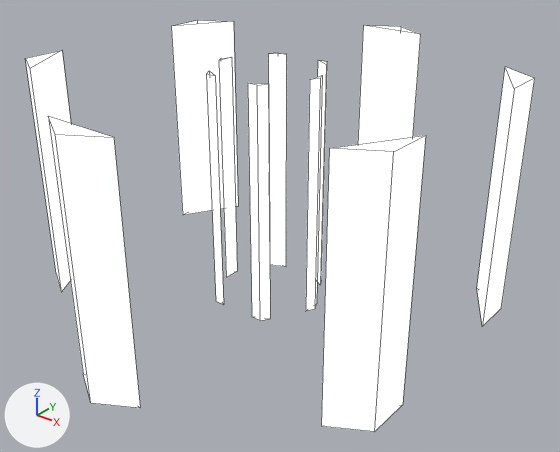
Two versions of the Blender file utilities/capture-the-flag-revamp/ctf-v3.0/beacon.blend, one commit apart.
Camera for both pictures: a 50 mm camera at (1.9, -2.3, 1.26) aimed at (0.08, -0.03, -0.15). Every picture has the same lights, and +X, +Y and +Z are marked at lower left. Mesh edges are drawn as thin lines.
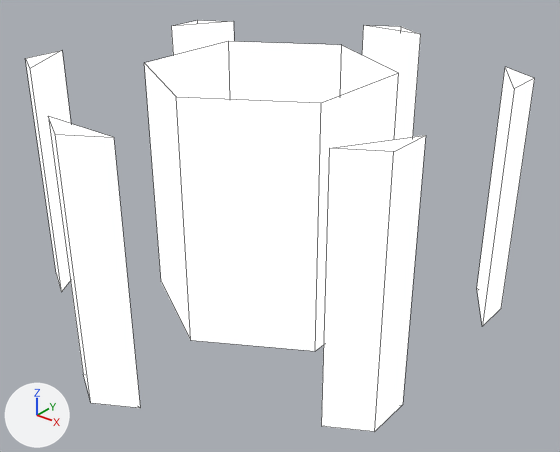
Where the newer file only moved an object's origin or applied its transform, the numbers keep the older frame.

What changed in the scene script:
```text
Change me_circle_002:
    used by ob_circle_002; location = (0.0, 0.0, -0.5)
    verts and faces of me_circle_002; kept vertices keep their numbers, new ones are numbered from 72
    remove me_circle_002.from_pydata(...)  # 72 vertices, 36 faces; spans x -0.87..0.87, y -1.0..1.0, z 0.0..1.0
    add me_circle_002.from_pydata(...)  # 48 vertices, 24 faces; spans x -0.87..0.87, y -1.0..1.0, z 0.0..1.0
    me_circle_002 part 1: 6 loose pieces with 36 vertices, spanning x -0.25..0.25, y -0.22..0.22, z 0.0..1.0, are deleted
    me_circle_002 part 2
    add verts[72] = (0.0, 0.5, 0.0)
    add verts[73] = (-0.43, 0.25, 0.0)
    add verts[74] = (-0.43, -0.25, 0.0)  # pixel (161, 281)
    add verts[75] = (0.0, -0.5, 0.0)  # pixel (190, 340)
    add verts[76] = (0.43, -0.25, 0.0)  # pixel (315, 351)
    add verts[77] = (0.43, 0.25, 0.0)
    add for new, old in zip([*range(78, 84)], [*range(72, 78)]): verts[new] = verts[old] + (0.0, 0.0, 1.0)
    add faces += [(74, 75, 81, 80), (75, 76, 82, 81), (76, 77, 83, 82), (72, 78, 83, 77), (72, 73, 79, 78), (73, 74, 80, 79)]
```

Location of each change, (x1, y1, x2, y2) in pixels of the pictures (560 x 452 px):
part 1 of me_circle_002, deleted: before (207, 53, 327, 321)
part 2 of me_circle_002, added: after (144, 41, 399, 351)
